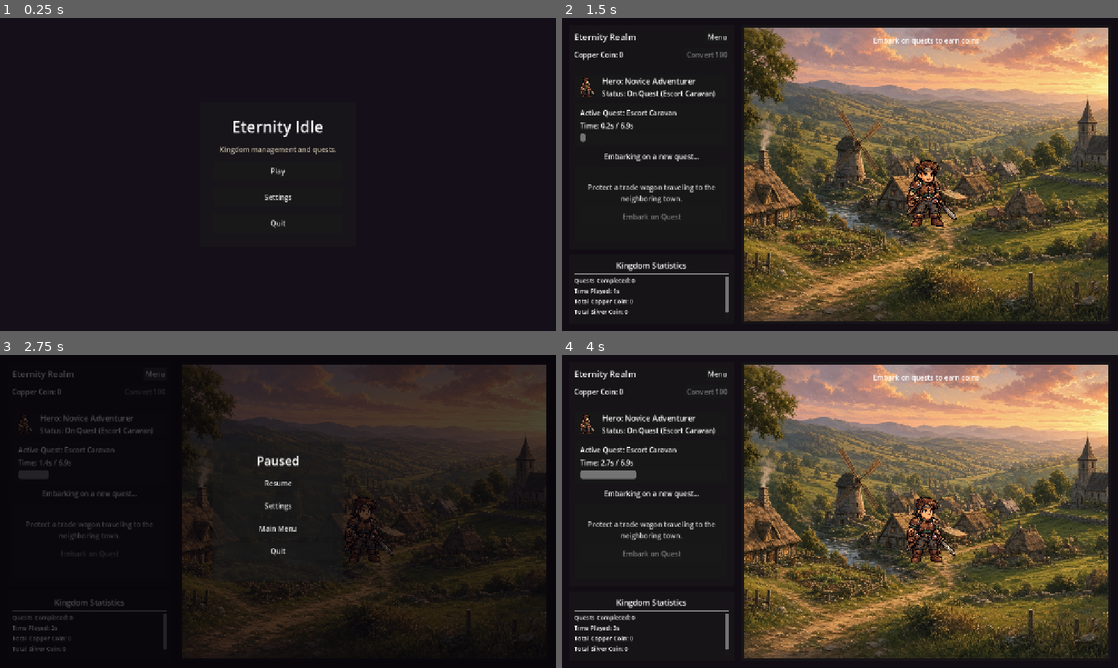
Above: before the commit, frames 1-4 (two rows, left to right).
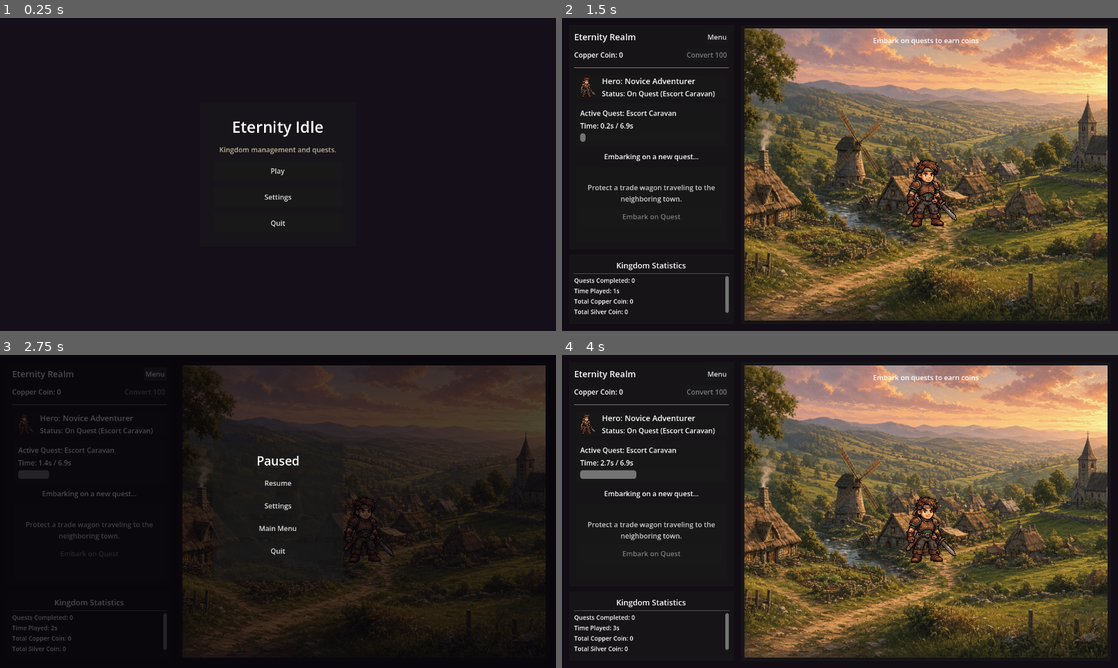
Above: after the commit, the same moments.

Repository: Aranha246/eternity-idle
Game: Godot game, scene res://scenes/main_menu.tscn
Two runs of this game, one before a commit and one after it. Both use one fixed random seed, a clock stepped at 60 frames per second and the inputs below.
Inputs:
- Up to frame 1 (0.25 s): no input
- Up to frame 2 (1.5 s): click "Play" at 0.5 s; click "Embark on Quest" at 1.25 s
- Up to frame 3 (2.75 s): click "Menu" at 2 s
- Up to frame 4 (4 s): click "Resume" at 2.75 s

The runs differ from the first frame. In frame 1, 0.6% of the frame differs, in the area x 39-61%, y 32-68%; in frame 2, 7.7%; in frame 3, 1.5%; in frame 4, 7.7%, in the area x 2-99%, y 3-97%.

Commit message:
Refactor: Use Window node API deferred calls for window mode and resolution switching in standalone window mode

Diff:
--- a/project.godot
+++ b/project.godot
@@ -29,7 +29,5 @@
 
 window/size/viewport_width=1280
 window/size/viewport_height=720
-window/size/mode=0
-window/size/resizable=true
 window/subwindows/embed_subwindows=false
 window/stretch/mode="canvas_items"
--- a/scripts/settings_manager.gd
+++ b/scripts/settings_manager.gd
@@ -46,35 +46,44 @@
 	GameManager.music_volume = music_volume
 	GameManager.ui_scale = ui_scale
 
-	apply_display_settings()
+	# Apply initial display settings on the main window after scene tree is ready
+	call_deferred("apply_display_settings")
 
 
 func apply_display_settings() -> void:
+	var window := get_window()
+	if window == null:
+		return
+
 	match window_mode_index:
 		0: # Windowed
-			DisplayServer.window_set_mode(DisplayServer.WINDOW_MODE_WINDOWED)
-			DisplayServer.window_set_flag(DisplayServer.WINDOW_FLAG_BORDERLESS, false)
+			window.mode = Window.MODE_WINDOWED
+			window.borderless = false
 			apply_resolution()
 		1: # Fullscreen
-			DisplayServer.window_set_flag(DisplayServer.WINDOW_FLAG_BORDERLESS, false)
-			DisplayServer.window_set_mode(DisplayServer.WINDOW_MODE_FULLSCREEN)
-		2: # Borderless
-			DisplayServer.window_set_mode(DisplayServer.WINDOW_MODE_WINDOWED)
-			DisplayServer.window_set_flag(DisplayServer.WINDOW_FLAG_BORDERLESS, true)
+			window.borderless = false
+			window.mode = Window.MODE_FULLSCREEN
+		2: # Borderless Windowed
+			window.mode = Window.MODE_WINDOWED
+			window.borderless = true
 			apply_resolution()
 
 
 func apply_resolution() -> void:
+	var window := get_window()
+	if window == null:
+		return
+
 	if window_mode_index == 1:
-		return # Resolution changes don't apply when in fullscreen mode
+		return # Resolution changes don't alter window size in true fullscreen
 
 	if resolution_index >= 0 and resolution_index < RESOLUTIONS.size():
 		var res: Vector2i = RESOLUTIONS[resolution_index]
-		DisplayServer.window_set_size(res)
+		window.size = res
 
 		# Center window on primary screen when in windowed or borderless mode
 		var primary_screen: int = DisplayServer.get_primary_screen()
 		var screen_pos: Vector2i = DisplayServer.screen_get_position(primary_screen)
 		var screen_size: Vector2i = DisplayServer.screen_get_size(primary_screen)
 		var target_pos: Vector2i = screen_pos + (screen_size - res) / 2
-		DisplayServer.window_set_position(target_pos)
+		window.position = target_pos
